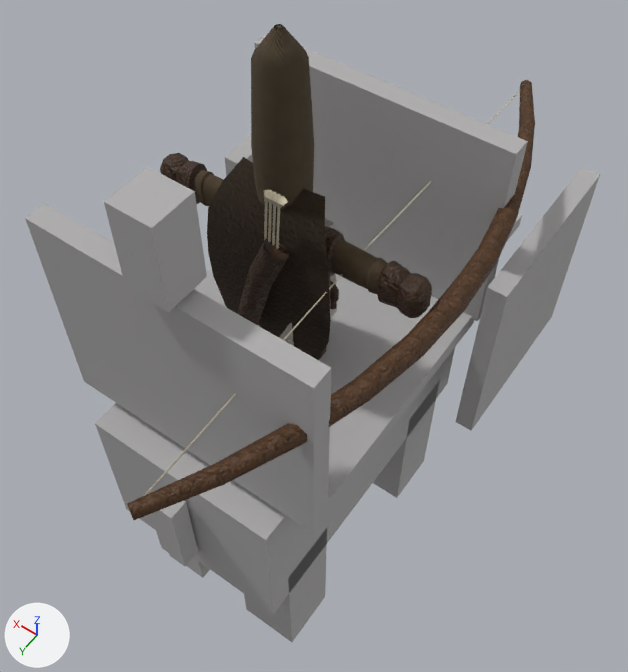
A saved change to the glTF model csharp/Unciv.Godot/Packs/units/models/unit/War Elephant.glb.
Both versions are drawn from a 50 mm lens placed at (-0.803, 1.031, 2.542), pointed at (-0.007, -0.083, 0.791). Arrows for +X, +Y and +Z are at lower left; the lights stay in place. The first picture is the older version. Where no turn or scale is listed for an object, it has been applied to the vertices. Vertices at exactly the same position are counted once.

Names of what the first picture shows: 'Bow', 'HorseMesh', 'Rogue_Cape', 'Warrior'.
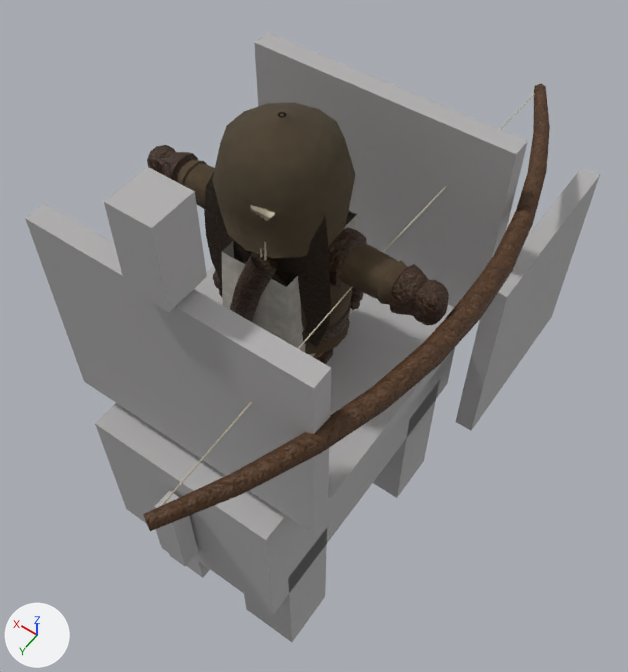
What differs and where, as boxes [x1, y1, x2, y2] in the pictures (628 x 672 px; the box of a moved part takes in the faces that stretch with it):
'Warrior', reshaped (11% wider, 22% shorter): before [160, 24, 432, 360]; after [147, 103, 449, 364]
'Bow', moved: before [127, 80, 535, 520]; after [143, 84, 550, 531]
'Rogue_Cape', moved: before [207, 157, 331, 360]; after [204, 172, 331, 348]
part 1 of me_mesh_skinned, moved or reshaped (mostly hidden): before [301, 345, 327, 360]; after [313, 348, 334, 364]
part 2 of me_mesh_skinned, moved or reshaped: before [237, 196, 290, 325]; after [230, 209, 280, 322]
part 3 of me_mesh_skinned, moved or reshaped: before [272, 194, 281, 245]; after [259, 207, 264, 257]
part 4 of me_mesh_skinned, moved or reshaped: before [268, 192, 277, 242]; after [255, 206, 260, 254]
part 5 of me_mesh_skinned, moved or reshaped: before [264, 190, 273, 241]; after [251, 205, 255, 212]
part 6 of me_mesh_skinned, moved or reshaped (mostly hidden before): before [258, 218, 337, 350]; after [222, 211, 361, 357]
part 7 of me_mesh_skinned, moved or reshaped: before [160, 24, 432, 318]; after [147, 103, 449, 354]

Edits to the bpy script that builds the scene:
```text
Change me_mesh_skinned:
    used by ob_warrior; location = (0.0, 0.0, 0.79)
    remove me_mesh_skinned.from_pydata(...)  # 2574 vertices, 4783 faces; spans x -0.342..0.342, y -0.106..0.133, z 0.0..0.926
    add me_mesh_skinned.from_pydata(...)  # 2574 vertices, 4783 faces; spans x -0.379..0.379, y -0.147..0.173, z 0.0..0.745
    me_mesh_skinned part 1: the loose piece of 206 vertices spanning x -0.092..0.004, y -0.106..0.053, z 0.0..0.212 is moved by (-0.02, 0.0, 0.0)
    me_mesh_skinned part 2: the loose piece of 42 vertices spanning x -0.068..0.067, y 0.059..0.133, z 0.223..0.631 is moved by (0.0, 0.04, 0.0)
    me_mesh_skinned part 3: the loose piece of 17 vertices spanning x -0.055..-0.027, y 0.077..0.1, z 0.49..0.631 is moved by (0.0, 0.04, 0.0)
    me_mesh_skinned part 4: the loose piece of 17 vertices spanning x -0.045..-0.017, y 0.077..0.1, z 0.49..0.631 is moved by (0.0, 0.04, 0.0)
    me_mesh_skinned part 5: the loose piece of 17 vertices spanning x -0.035..-0.007, y 0.077..0.1, z 0.49..0.631 is moved by (0.0, 0.04, 0.0)
    me_mesh_skinned part 6: the loose piece of 20 vertices spanning x -0.068..0.068, y -0.093..0.084, z 0.135..0.43 is scaled about the mesh origin by (1.48, 1.57, 1)
    me_mesh_skinned part 7: 1282 of 2574 vertices moved; they spanned x -0.342..0.342, y -0.078..0.069, z 0.076..0.926 and now span x -0.379..0.379, y -0.135..0.147, z 0.076..0.745; mean shift (0.0, -0.001, -0.004); largest move (0.022, -0.038, 0.865) -> (0.053, -0.1, 0.684)
    other edits to the shape of me_mesh_skinned do not show in these pictures
Change ob_bow:
    ob_bow.location: (-0.271, -0.053, 1.211) -> (-0.309, -0.053, 1.215)
Change ob_rogue_cape:
    ob_rogue_cape.location: (0.0, 0.0, 1.395) -> (0.0, 0.0, 1.452)
```
